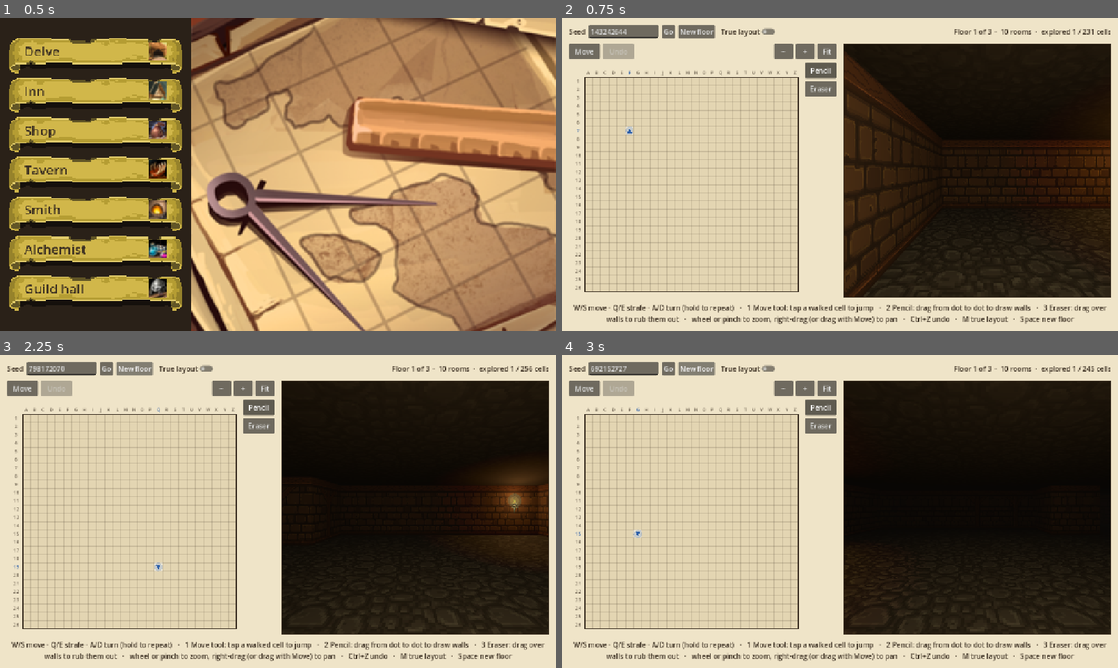
Above: before the commit, frames 1-4 (two rows, left to right).
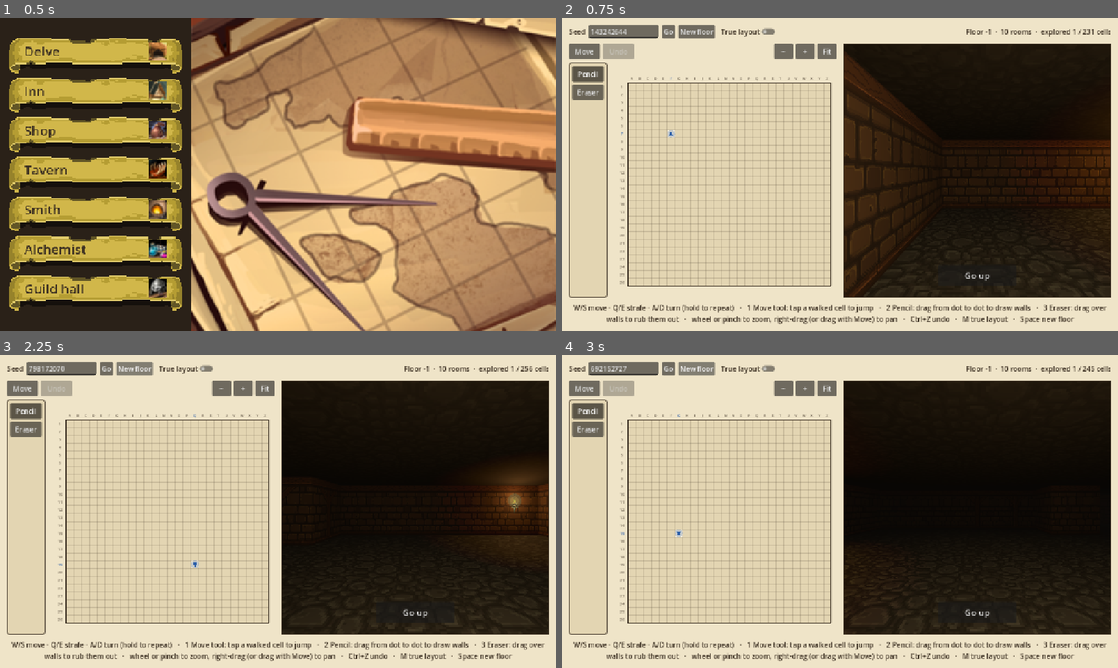
Above: after the commit, the same moments.

Repository: ofirvard/EOClone
Game: Godot game, scene res://scenes/main_menu.tscn
Two runs of this game, one before a commit and one after it. Both use one fixed random seed, a clock stepped at 60 frames per second and the inputs below.
Inputs:
- Up to frame 1 (0.5 s): no input
- Up to frame 2 (0.75 s): click "Delve" at 0.5 s
- Up to frame 3 (2.25 s): click "Pencil" at 1.25 s; click "New floor" at 2 s
- Up to frame 4 (3 s): click "New floor" at 2.75 s

Frame 1 is identical in both runs. In frame 2, 12% of the frame differs, in the area x 1-99%, y 3-90%; in frame 3, 12%; in frame 4, 12%.

Commit message:
Finish phase 1: go up between floors, maps per floor, toolbox
- Floors are numbered -1, -2, -3. Walking into the stairs up asks to go
  up; a "Go up" button shows in front of them. Up from -1 returns to town.
- Each floor keeps its map for the whole delve.
- Pencil and Eraser move into a toolbox left of the map.
- Plan: accuracy score dropped from phase 1, saving moved to phase 2,
  phase 1 marked done. Design doc: boss and rewards at the end of a
  delve, and long multi-trip delves with branching paths.

Co-Authored-By: Claude Opus 5.5 <noreply@anthropic.com>

Diff:
--- a/src/rules/coords.gd
+++ b/src/rules/coords.gd
@@ -21,3 +21,8 @@
 
 static func cell_name(p: Vector2i) -> String:
 	return column_name(p.x) + row_name(p.y)
+
+
+## Floors count down below town: depth 1 is "-1", depth 2 is "-2".
+static func floor_name(depth: int) -> String:
+	return str(-depth)
--- a/src/view/map_preview.gd
+++ b/src/view/map_preview.gd
@@ -44,7 +44,8 @@
 
 var _settings: Dictionary
 var _delve_seed := 0                 ## Seed of the delve's first floor; deeper floors derive from it.
-var _depth := 1                      ## Which floor of the delve you're on (1 = top).
+var _depth := 1                      ## Which floor of the delve you're on (1 = top, shown as -1).
+var _maps := {}                      ## Depth -> PlayerMap: each floor keeps the map you drew.
 var _grid: FloorGrid
 var _map: PlayerMap
 var _show_truth := false
@@ -74,9 +75,11 @@
 var _truth_toggle: CheckButton
 var _tool_buttons: Array[Button] = []
 var _undo_button: Button
-var _deeper_prompt: Control          ## "Go deeper?" pop-up shown on reaching the trapdoor.
-var _deeper_text: Label
+var _prompt: Control                 ## Yes/no pop-up over the 3D view ("Go deeper?", "Go up?").
+var _prompt_text: Label
+var _prompt_yes := Callable()        ## What Yes does.
 var _deeper_button: Button           ## Hovers over the 3D view while you stand on the trapdoor.
+var _up_button: Button               ## Hovers over the 3D view while you stand at the stairs up.
 
 # Where the map was last drawn, for turning taps into cells.
 var _map_origin := Vector2.ZERO
@@ -98,12 +101,12 @@
 			_held_key = KEY_NONE
 		return
 
-	if _deeper_prompt.visible:
+	if _prompt.visible:
 		match key:
 			KEY_ENTER, KEY_KP_ENTER, KEY_Y:
-				_go_deeper()
+				_answer(true)
 			KEY_ESCAPE, KEY_N:
-				_decline_deeper()
+				_answer(false)
 		return
 
 	if key == KEY_Z and (event.ctrl_pressed or event.meta_pressed):
@@ -163,35 +166,45 @@
 			_turn(1)
 
 
-## Starts a new delve from `seed_value`, on its first floor.
+## Starts a new delve from `seed_value`, on its first floor, with blank maps.
 func _generate(seed_value: int) -> void:
 	_delve_seed = seed_value
+	_maps.clear()
 	_load_floor(1)
 
 
-## Builds floor `depth` of the current delve and puts you at its start.
-func _load_floor(depth: int) -> void:
+## Builds floor `depth` of the current delve. Coming down, you arrive in front
+## of its stairs up; coming up from below, on its trapdoor. Each floor keeps
+## the map you drew there.
+func _load_floor(depth: int, from_below: bool = false) -> void:
+	_end_stroke()
 	_depth = depth
 	_grid = FloorGenerator.generate(FloorGenerator.floor_seed(_delve_seed, depth), _settings)
 	_drawing = false
 	_held_key = KEY_NONE
-	_map = PlayerMap.new(_grid.width, _grid.height)
+	if not _maps.has(depth):
+		_maps[depth] = PlayerMap.new(_grid.width, _grid.height)
+	_map = _maps[depth]
 	_seed_edit.text = str(_delve_seed)
-	_deeper_prompt.hide()
-	_deeper_button.hide()
+	_prompt.hide()
 	_view_3d.build(_grid)
-	_view_cell = _grid.start
-	_facing = _open_facing(_view_cell, _grid.start_facing)
+	if from_below and _grid.in_bounds(_grid.stairs_down):
+		_view_cell = _grid.stairs_down
+		_facing = _open_facing(_view_cell, 0)
+	else:
+		_view_cell = _grid.start
+		_facing = _open_facing(_view_cell, _grid.start_facing)
 	_map.visit(_view_cell)
 	_view_3d.set_viewpoint(_view_cell, _facing, false)
 	_zoom = 1.0
 	_pan = Vector2.ZERO
+	_update_floor_buttons()
 	_map_changed()
 
 
 func _map_changed() -> void:
-	_info.text = "Floor %d of %d  ·  %d rooms  ·  explored %d / %d cells" % [
-		_depth, _delve_floors(), _grid.rooms.size(), _map.visited_count, _grid.walkable_cells().size()]
+	_info.text = "Floor %s  ·  %d rooms  ·  explored %d / %d cells" % [
+		Coords.floor_name(_depth), _grid.rooms.size(), _map.visited_count, _grid.walkable_cells().size()]
 	_undo_button.disabled = not _map.can_undo()
 	_canvas.queue_redraw()
 
@@ -211,7 +224,9 @@
 
 func _step(direction: int) -> void:
 	var next := _view_cell + FloorGrid.DIRECTIONS[direction]
-	if _grid.is_walkable(next):
+	if next == _grid.stairs_up and _at_stairs_up():
+		_ask_up()
+	elif _grid.is_walkable(next):
 		_map.walk(_view_cell, next)
 		_view_cell = next
 		_update_viewpoint()
@@ -224,20 +239,56 @@
 	_map_changed()
 
 
-# --- Going deeper ------------------------------------------------------------
-
-## After moving: on the trapdoor, ask whether to go down; elsewhere, hide the
-## "Delve deeper" button.
+# --- Going up and down ------------------------------------------------------
+
+## After moving: stepping onto the trapdoor asks whether to go down.
 func _arrived() -> void:
-	var on_trapdoor := _view_cell == _grid.stairs_down
-	_deeper_button.hide()
-	if on_trapdoor:
-		_held_key = KEY_NONE
-		_deeper_text.text = "A trapdoor leads down.\nGo deeper?" if _depth < _delve_floors() \
-			else "This is the deepest floor.\nGo down and return to town?"
-		_deeper_prompt.show()
+	if _view_cell == _grid.stairs_down:
+		var text := "A trapdoor leads down to floor %s.\nGo deeper?" % Coords.floor_name(_depth + 1)
+		if _depth >= _delve_floors():
+			text = "This is the deepest floor.\nGo down and return to town?"
+		_ask(text, _go_deeper)
 	else:
-		_deeper_prompt.hide()
+		_prompt.hide()
+		_update_floor_buttons()
+
+
+## Walking into the stairs up asks whether to climb them.
+func _ask_up() -> void:
+	var text := "Stairs lead up to floor %s.\nGo up?" % Coords.floor_name(_depth - 1)
+	if _depth <= 1:
+		text = "Stairs lead up to town.\nLeave the dungeon?"
+	_ask(text, _go_up)
+
+
+## Shows the yes/no pop-up; Yes runs `on_yes`. Movement stops while it's open.
+func _ask(text: String, on_yes: Callable) -> void:
+	_held_key = KEY_NONE
+	_prompt_text.text = text
+	_prompt_yes = on_yes
+	_prompt.show()
+	_update_floor_buttons()
+
+
+func _answer(yes: bool) -> void:
+	_prompt.hide()
+	if yes:
+		_prompt_yes.call()
+	else:
+		_update_floor_buttons()
+
+
+## The hovering buttons: "Delve deeper" on the trapdoor, "Go up" in front of
+## the stairs up. Hidden while the pop-up is open.
+func _update_floor_buttons() -> void:
+	_deeper_button.visible = not _prompt.visible and _view_cell == _grid.stairs_down
+	_up_button.visible = not _prompt.visible and _at_stairs_up()
+
+
+## True when you stand on the cell the stairs up open onto.
+func _at_stairs_up() -> bool:
+	return _grid.in_bounds(_grid.stairs_up) \
+		and _view_cell == _grid.stairs_up + FloorGrid.DIRECTIONS[_grid.stairs_up_side]
 
 
 ## Down to the next floor, or back to town after the last one.
@@ -248,10 +299,12 @@
 	_load_floor(_depth + 1)
 
 
-## Stay on this floor; the button keeps the way down on offer.
-func _decline_deeper() -> void:
-	_deeper_prompt.hide()
-	_deeper_button.show()
+## Up to the floor above (arriving on its trapdoor), or out to town from -1.
+func _go_up() -> void:
+	if _depth <= 1:
+		get_tree().change_scene_to_file(TOWN_SCENE)
+		return
+	_load_floor(_depth - 1, true)
 
 
 func _delve_floors() -> int:
@@ -621,6 +674,24 @@
 	map_row.add_theme_constant_override("separation", 8)
 	map_pane.add_child(map_row)
 
+	# Toolbox: a box left of the map with the drawing tools. Map icons will
+	# join it as the things they mark are added.
+	var toolbox := PanelContainer.new()
+	var toolbox_style := StyleBoxFlat.new()
+	toolbox_style.bg_color = UNKNOWN
+	toolbox_style.border_color = INK
+	toolbox_style.set_border_width_all(2)
+	toolbox_style.set_corner_radius_all(4)
+	toolbox_style.set_content_margin_all(8)
+	toolbox.add_theme_stylebox_override("panel", toolbox_style)
+	map_row.add_child(toolbox)
+	var draw_tools := VBoxContainer.new()
+	draw_tools.add_theme_constant_override("separation", 6)
+	toolbox.add_child(draw_tools)
+	draw_tools.add_child(_tool_button(Tool.PENCIL, "Pencil", group))
+	draw_tools.add_child(_tool_button(Tool.ERASER, "Eraser", group))
+	_tool_buttons[_tool].button_pressed = true
+
 	_canvas = Control.new()
 	_canvas.size_flags_horizontal = Control.SIZE_EXPAND_FILL
 	_canvas.size_flags_vertical = Control.SIZE_EXPAND_FILL
@@ -631,14 +702,6 @@
 	_canvas.gui_input.connect(_on_canvas_input)
 	map_row.add_child(_canvas)
 
-	# Drawing tools, in a column on the right side of the map.
-	var draw_tools := VBoxContainer.new()
-	draw_tools.add_theme_constant_override("separation", 6)
-	map_row.add_child(draw_tools)
-	draw_tools.add_child(_tool_button(Tool.PENCIL, "Pencil", group))
-	draw_tools.add_child(_tool_button(Tool.ERASER, "Eraser", group))
-	_tool_buttons[_tool].button_pressed = true
-
 	var frame := PanelContainer.new()
 	frame.size_flags_horizontal = Control.SIZE_EXPAND_FILL
 	frame.size_flags_vertical = Control.SIZE_EXPAND_FILL
@@ -656,7 +719,7 @@
 	container.add_child(viewport)
 	_view_3d = DungeonView3D.new()
 	viewport.add_child(_view_3d)
-	frame.add_child(_build_deeper_overlay())
+	frame.add_child(_build_floor_overlay())
 
 	var legend := _label("W/S move · Q/E strafe · A/D turn (hold to repeat)   ·   1 Move tool: tap a walked cell to jump   …(227 unchanged characters)…
 	legend.horizontal_alignment = HORIZONTAL_ALIGNMENT_CENTER
@@ -664,9 +727,9 @@
 	column.add_child(legend)
 
 
-## Sits over the 3D view: the "Go deeper?" pop-up in the middle and the
-## "Delve deeper" button near the bottom. Both start hidden.
-func _build_deeper_overlay() -> Control:
+## Sits over the 3D view: the yes/no pop-up in the middle, and the
+## "Delve deeper" and "Go up" buttons near the bottom. All start hidden.
+func _build_floor_overlay() -> Control:
 	var overlay := Control.new()
 	overlay.mouse_filter = Control.MOUSE_FILTER_IGNORE
 
@@ -684,46 +747,57 @@
 	style.set_content_margin_all(20)
 	box.add_theme_stylebox_override("panel", style)
 	centre.add_child(box)
-	_deeper_prompt = box
+	_prompt = box
 
 	var column := VBoxContainer.new()
 	column.add_theme_constant_override("separation", 16)
 	box.add_child(column)
-	_deeper_text = _label("")
-	_deeper_text.horizontal_alignment = HORIZONTAL_ALIGNMENT_CENTER
-	_deeper_text.add_theme_font_size_override("font_size", 22)
-	column.add_child(_deeper_text)
+	_prompt_text = _label("")
+	_prompt_text.horizontal_alignment = HORIZONTAL_ALIGNMENT_CENTER
+	_prompt_text.add_theme_font_size_override("font_size", 22)
+	column.add_child(_prompt_text)
 
 	var answers := HBoxContainer.new()
 	answers.alignment = BoxContainer.ALIGNMENT_CENTER
 	answers.add_theme_constant_override("separation", 12)
 	column.add_child(answers)
-	for entry in [["Yes", _go_deeper], ["No", _decline_deeper]]:
+	for entry in [["Yes", true], ["No", false]]:
 		var answer := Button.new()
 		answer.text = entry[0]
 		answer.focus_mode = Control.FOCUS_NONE
 		answer.custom_minimum_size = Vector2(110, 44)
-		answer.pressed.connect(entry[1])
+		var yes: bool = entry[1]
+		answer.pressed.connect(func(): _answer(yes))
 		answers.add_child(answer)
 
-	_deeper_button = Button.new()
-	_deeper_button.text = "Delve deeper"
-	_deeper_button.focus_mode = Control.FOCUS_NONE
-	_deeper_button.add_theme_font_size_override("font_size", 20)
-	_deeper_button.anchor_left = 0.5
-	_deeper_button.anchor_right = 0.5
-	_deeper_button.anchor_top = 1.0
-	_deeper_button.anchor_bottom = 1.0
-	_deeper_button.offset_left = -90
-	_deeper_button.offset_right = 90
-	_deeper_button.offset_top = -72
-	_deeper_button.offset_bottom = -24
-	_deeper_button.pressed.connect(_go_deeper)
+	# The two never show at once (the trapdoor is in another room), so they
+	# share a spot.
+	_deeper_button = _hover_button("Delve deeper", _go_deeper)
 	overlay.add_child(_deeper_button)
-
-	_deeper_prompt.hide()
-	_deeper_button.hide()
+	_up_button = _hover_button("Go up", _go_up)
+	overlay.add_child(_up_button)
+
+	_prompt.hide()
 	return overlay
+
+
+## A button floating near the bottom middle of the 3D view, hidden at first.
+func _hover_button(text: String, action: Callable) -> Button:
+	var button := Button.new()
+	button.text = text
+	button.focus_mode = Control.FOCUS_NONE
+	button.add_theme_font_size_override("font_size", 20)
+	button.anchor_left = 0.5
+	button.anchor_right = 0.5
+	button.anchor_top = 1.0
+	button.anchor_bottom = 1.0
+	button.offset_left = -90
+	button.offset_right = 90
+	button.offset_top = -72
+	button.offset_bottom = -24
+	button.pressed.connect(action)
+	button.hide()
+	return button
 
 
 ## A toggle button for `which`, stored in _tool_buttons at index `which`.
--- a/tests/run_tests.gd
+++ b/tests/run_tests.gd
@@ -164,6 +164,7 @@
 	expect(Coords.column_name(701) == "ZZ" and Coords.column_name(702) == "AAA", "columns roll over like a spreadsheet")
 	expect(Coords.row_name(0) == "1" and Coords.row_name(31) == "32", "rows are numbered from 1")
 	expect(Coords.cell_name(Vector2i(2, 4)) == "C5", "a cell reads as column then row")
+	expect(Coords.floor_name(1) == "-1" and Coords.floor_name(3) == "-3", "floors are numbered -1, -2, -3")
 
 
 func test_true_walls() -> void:
Not shown, changed: docs/design.md
Not shown, changed: docs/plan.md
